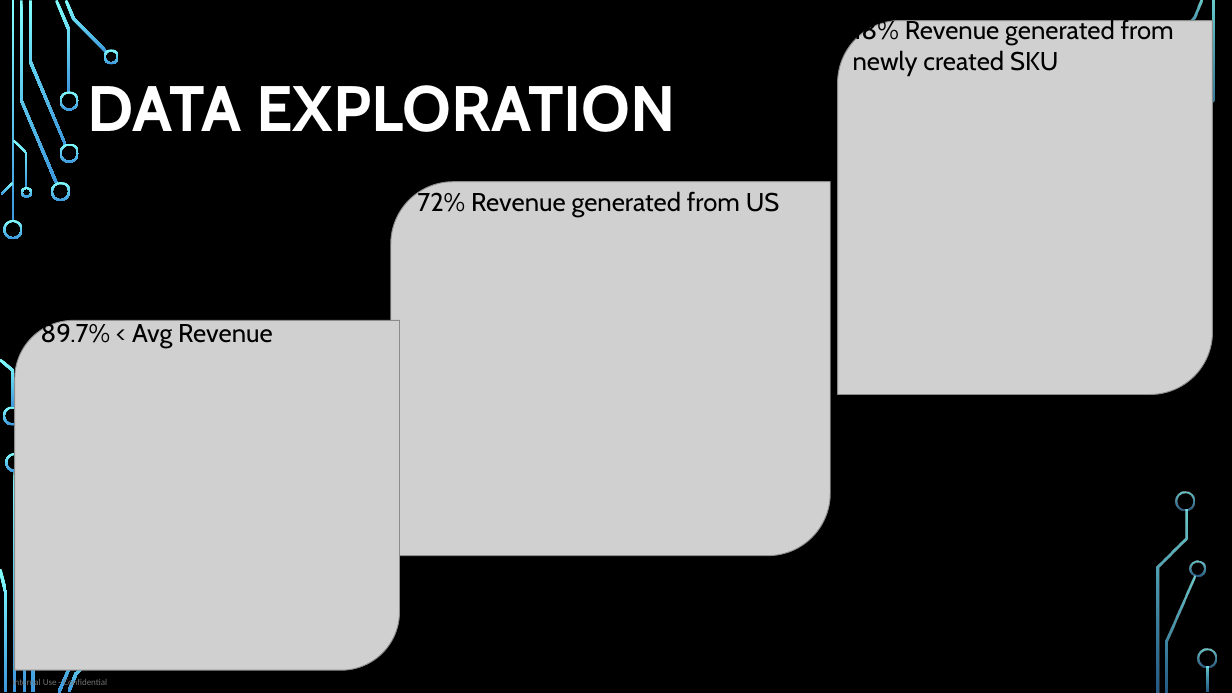
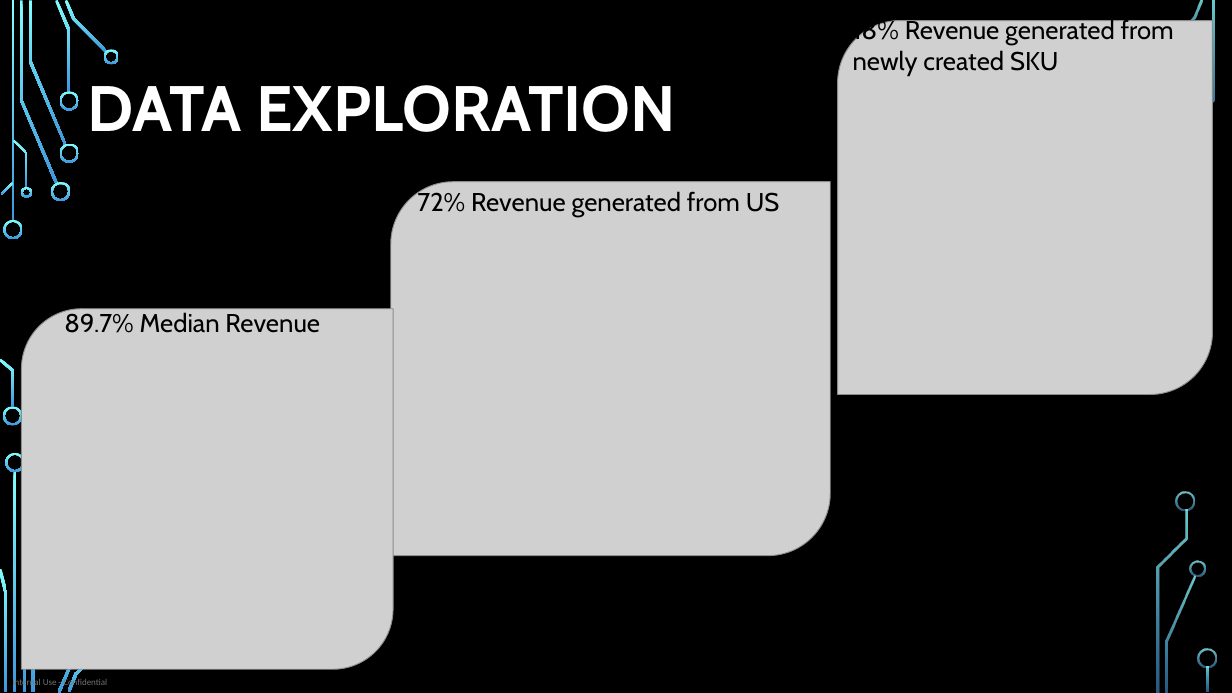
Before and after one commit to WooiLing94/WLCapstoneProject, a slide deck: slide 11 of LOB Cuskit Launch Dashboard.pptx. Drawn at 1232x693 pixels with LibreOffice and Linux fonts; fonts in the diff are those of the drawing; grey boxes stand for pictures; background and template pictures are left out. Boxes give left, top, right and bottom in pixels: in the first picture for what was removed or moved away, otherwise in the second. Text is boxed around its words. In the diff, an @@ line names an element or a change of style, - is before the commit and + after.

```diff
--- a/LOB Cuskit Launch Dashboard.pptx
+++ b/LOB Cuskit Launch Dashboard.pptx
@@ picture: place and size @@
-picture at box(15, 321, 399, 671)
+picture at box(21, 309, 393, 669)
@@ text at box(64, 311, 320, 333): text changed @@
-89.7% < Avg Revenue
+89.7% Median Revenue
```
Also in this commit, not shown: 2 other slides changed, 2 slides added, 2 other files.
